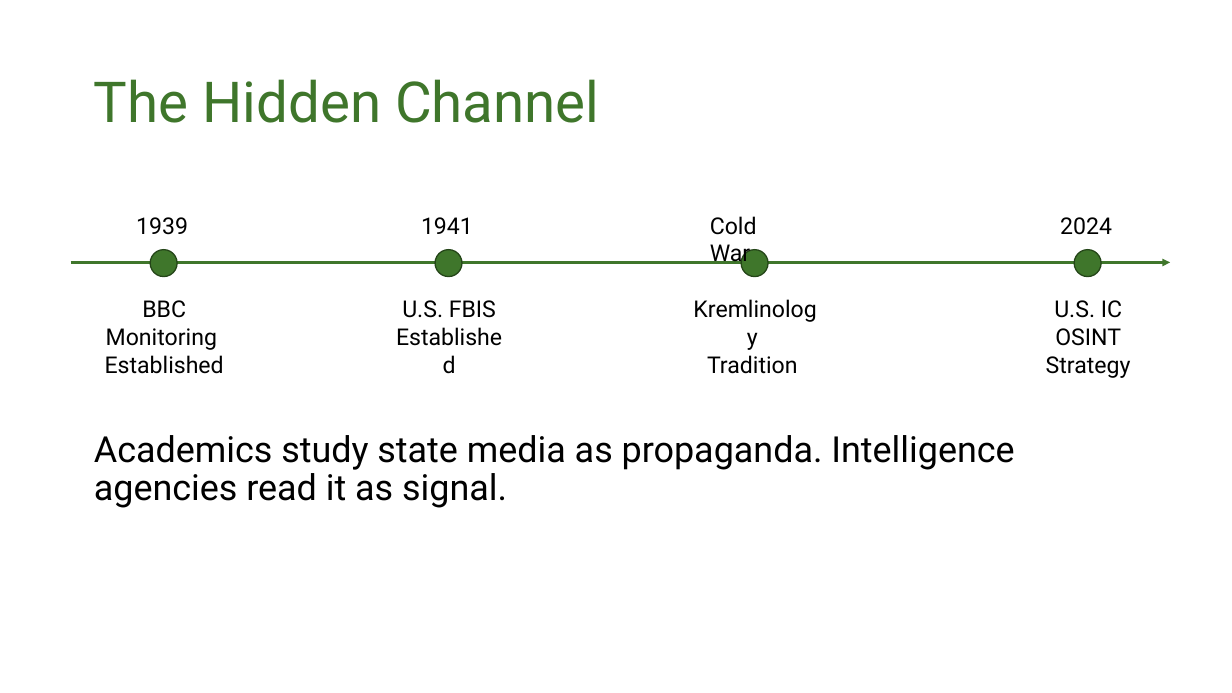
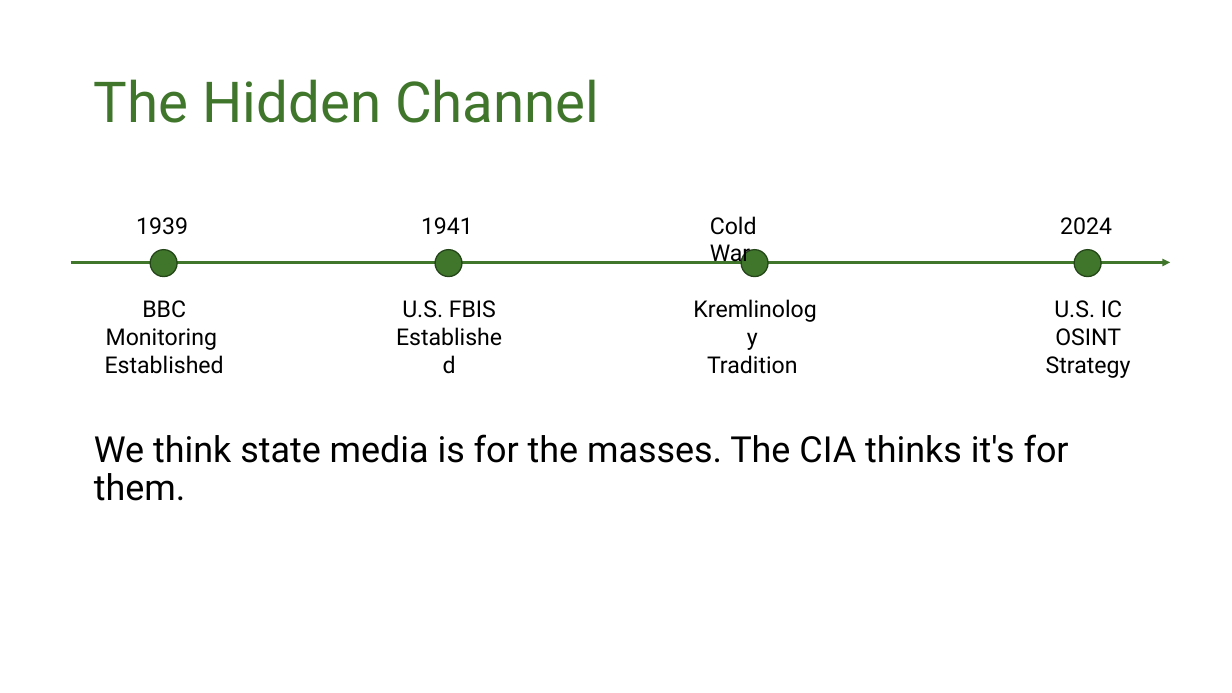
Before and after one commit to dmoratz/russia_sentiment_paper, a slide deck: slide 3 of writing/presentations/moratz_pgt.pptx. Drawn at 1232x693 pixels with LibreOffice and Linux fonts; fonts in the diff are those of the drawing; background and template pictures are left out. Boxes give left, top, right and bottom in pixels: in the first picture for what was removed or moved away, otherwise in the second. Text is boxed around its words. In the diff, an @@ line names an element or a change of style, - is before the commit and + after.

```diff
--- a/writing/presentations/moratz_pgt.pptx
+++ b/writing/presentations/moratz_pgt.pptx
@@ text at box(94, 434, 1069, 501): text changed @@
-Academics study state media as propaganda. Intelligence agencies read it as signal.
+We think state media is for the masses. The CIA thinks it's for them.
```
Also in this commit, not shown: 1 other slide changed, 9 slides added, 8 other files.
